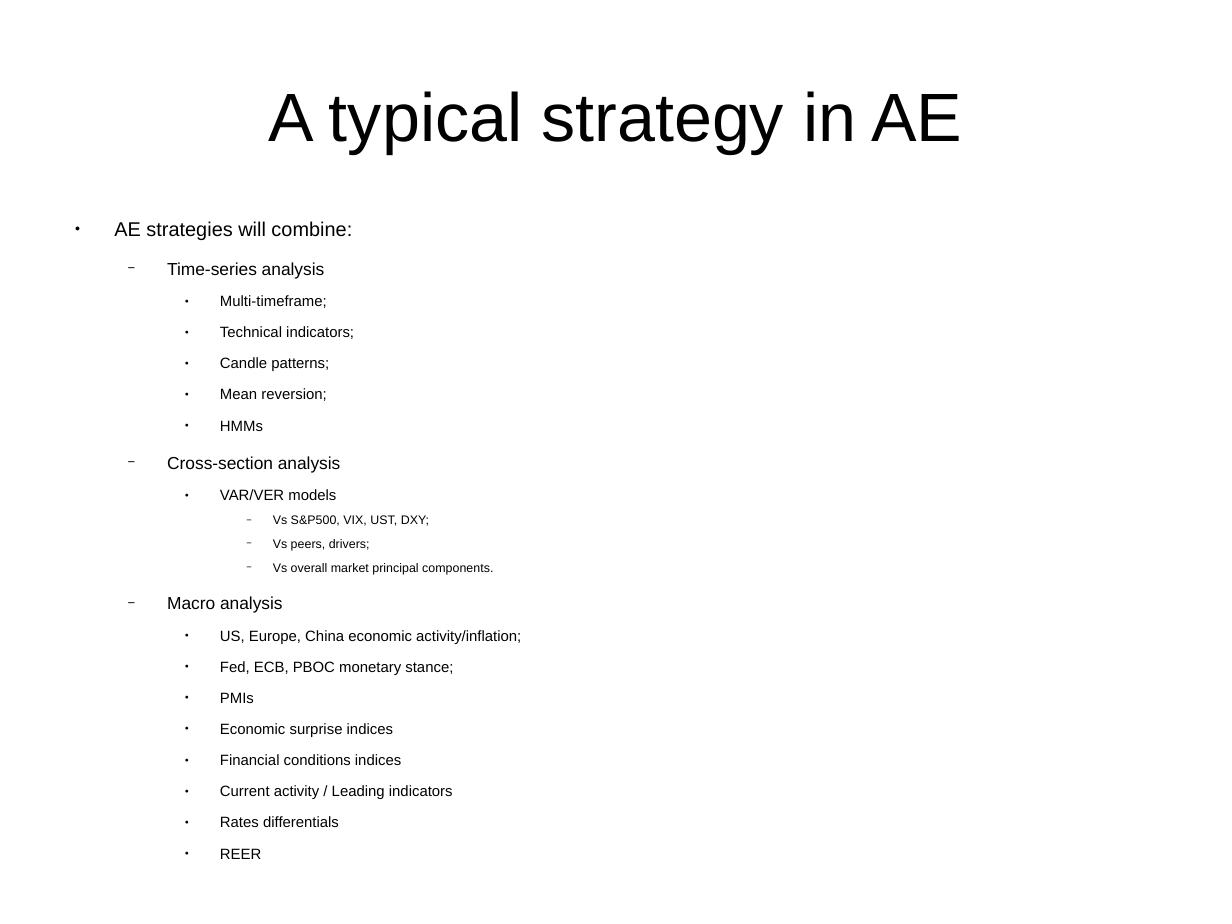
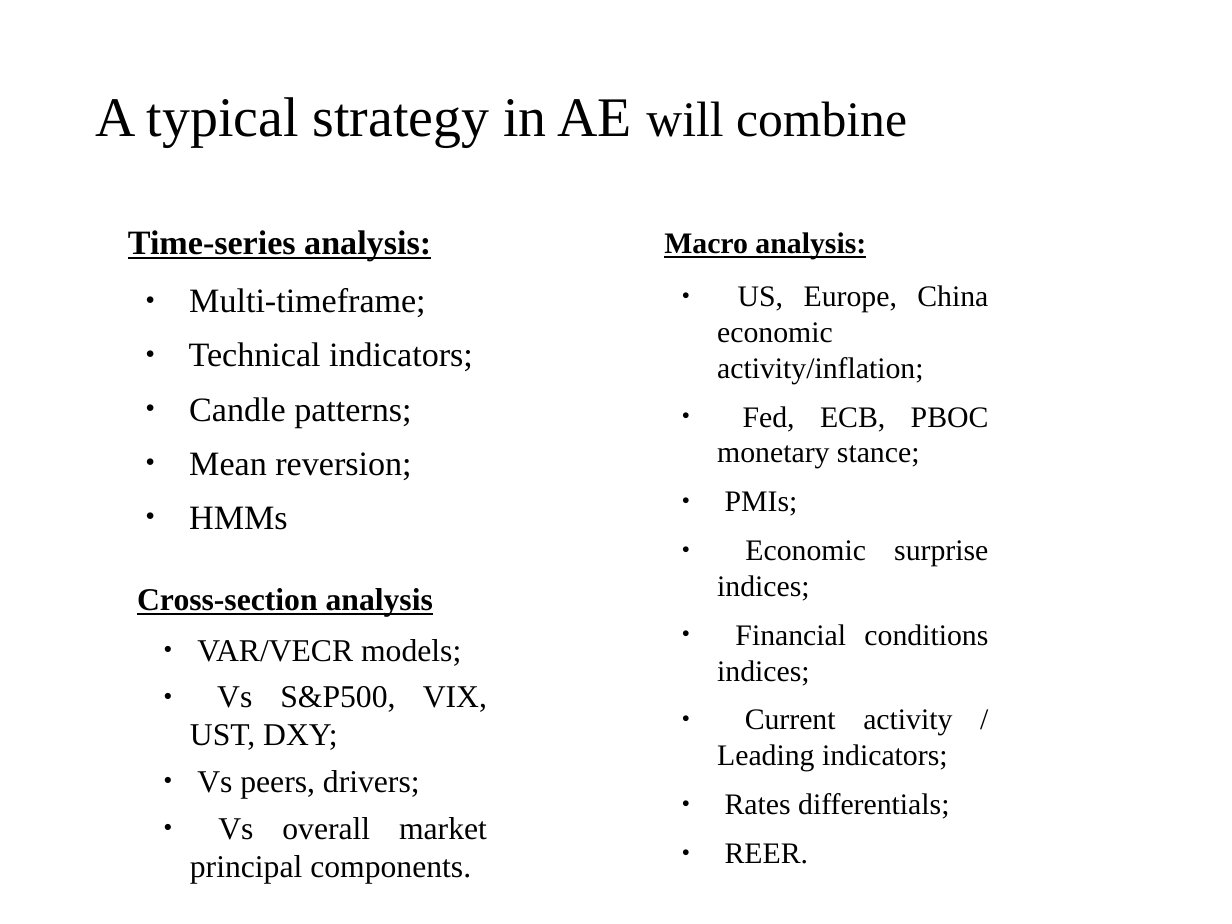
Before and after one commit to bolatroniks/Trading_v2, a slide deck: slide 6 of Alpha Evolution.odp (slide 7 before the commit). Drawn at 1232x924 pixels with LibreOffice and Linux fonts; fonts in the diff are those of the drawing; background and template pictures are left out. Boxes give left, top, right and bottom in pixels: in the first picture for what was removed or moved away, otherwise in the second. Text is boxed around its words. In the diff, an @@ line names an element or a change of style, - is before the commit and + after.

```diff
--- a/Alpha Evolution.odp
+++ b/Alpha Evolution.odp
@@ title at (96, 97, 907, 147): text changed; size 44 to 36 pt; font Arial to Times New Roman @@
-A typical strategy in AE
+A typical strategy in AE will combine
@@ text added at (128, 230, 473, 530), 22 pt, text #000000 @@
+  Time-series analysis:
+    ● Multi-timeframe;
+    ● Technical indicators;
+    ● Candle patterns;
+    ● Mean reversion;
+    ● HMMs
@@ text "Macro analysis:": place and size @@
-text "Macro analysis:" at (114, 221, 521, 859)
+text "Macro analysis:" at (664, 232, 989, 864)
@@ text at (664, 232, 866, 259): text changed; size 9.6 to 19.2 pt; font Arial to Times New Roman; bold on @@
-● AE strategies will combine:
-  − Time-series analysis
-    ● Multi-timeframe;
-    ● Technical indicators;
-    ● Candle patterns;
-    ● Mean reversion;
-    ● HMMs
-  − Cross-section analysis
-    ● VAR/VER models
-      − Vs S&P500, VIX, UST, DXY;
-      − Vs peers, drivers;
-      − Vs overall market principal components.
-  − Macro analysis
+  Macro analysis:
@@ text at (717, 285, 989, 468): size 9.6 to 19.2 pt, font Arial to Times New Roman in "US, Europe, China economic activity/inflation;", "Fed, ECB, PBOC monetary stance;"; alignment left to justified @@
@@ text at (717, 491, 988, 864): text changed; size 9.6 to 19.2 pt; font Arial to Times New Roman @@
-    ● PMIs
-    ● Economic surprise indices
-    ● Financial conditions indices
-    ● Current activity / Leading indicators
-    ● Rates differentials
-    ● REER
+    ● PMIs;
+    ● Economic surprise indices;
+    ● Financial conditions indices;
+    ● Current activity / Leading indicators;
+    ● Rates differentials;
+    ● REER.
@@ text added at (137, 588, 487, 883), 20.4 pt, text #000000 @@
+    Cross-section analysis
+      ● VAR/VECR models;
+      ● Vs S&P500, VIX, UST, DXY;
+      ● Vs peers, drivers;
+      ● Vs overall market principal components.
```
Also in this commit, not shown: 14 other slides changed, 4 slides added, 2 slides removed, 2 other files.
